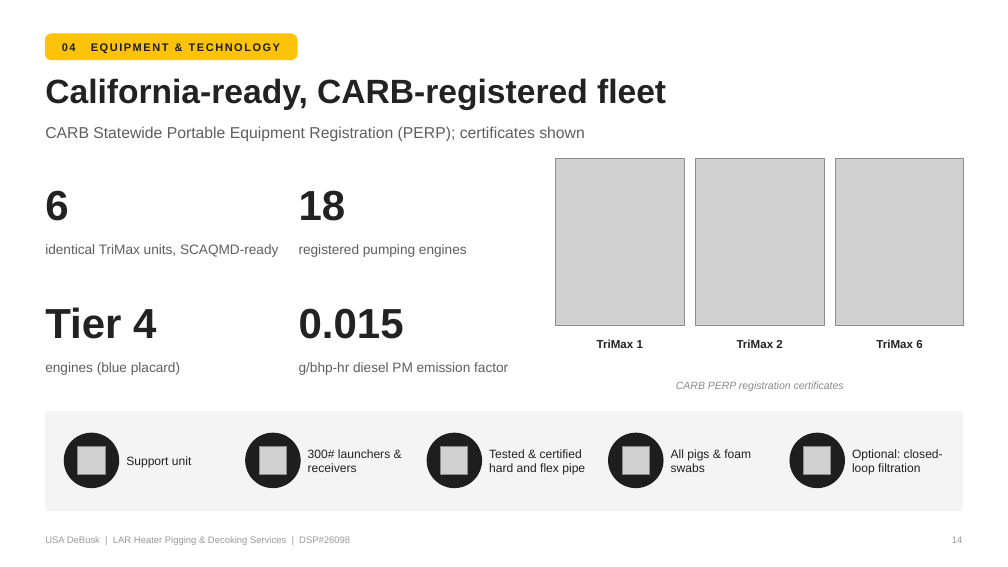
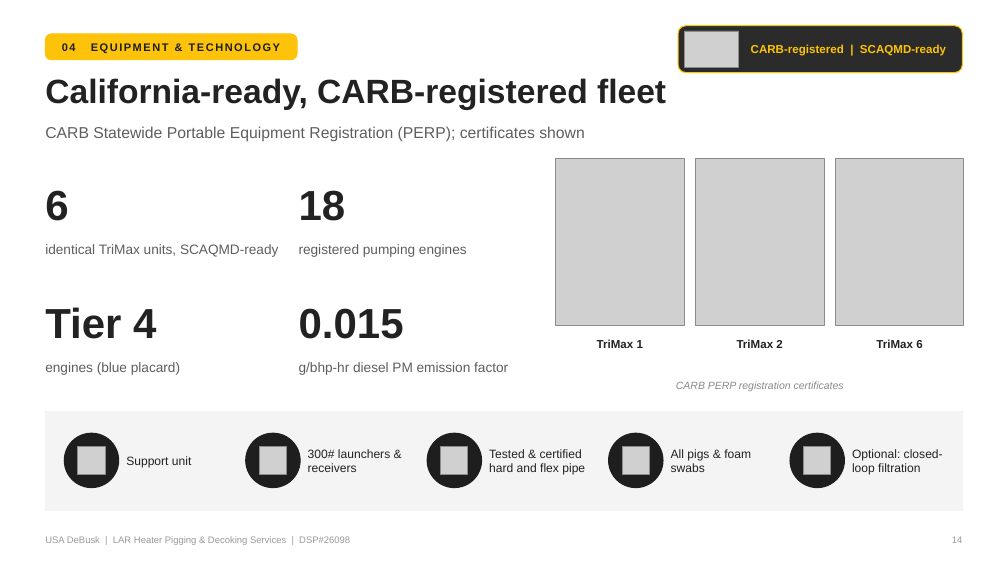
Before and after one commit to TheSkinz/obsidian-work, a slide deck: slide 14 of 02-facilities/Marathon/Carson-CA/DSP26098-technical-presentation/LAR_Technical_Proposal_Presentation.pptx. Drawn at 1008x567 pixels with LibreOffice and Linux fonts; fonts in the diff are those of the drawing; grey boxes stand for pictures. Boxes give left, top, right and bottom in pixels: in the first picture for what was removed or moved away, otherwise in the second. Text is boxed around its words. In the diff, an @@ line names an element or a change of style, - is before the commit and + after.

```diff
--- a/02-facilities/Marathon/Carson-CA/DSP26098-technical-presentation/LAR_Technical_Proposal_Presentation.pptx
+++ b/02-facilities/Marathon/Carson-CA/DSP26098-technical-presentation/LAR_Technical_Proposal_Presentation.pptx
@@ rounded rectangle added at (x1=678, y1=26, x2=963, y2=73), fill #2B2B2B, outline #FCC30A 1 pt @@
@@ picture added at (x1=684, y1=31, x2=739, y2=67) @@
@@ text added at (x1=751, y1=44, x2=946, y2=56), 11 pt, text #FCC30A, bold @@
+CARB-registered | SCAQMD-ready
```
Also in this commit, not shown: 1 other slide changed, 5 other files.
